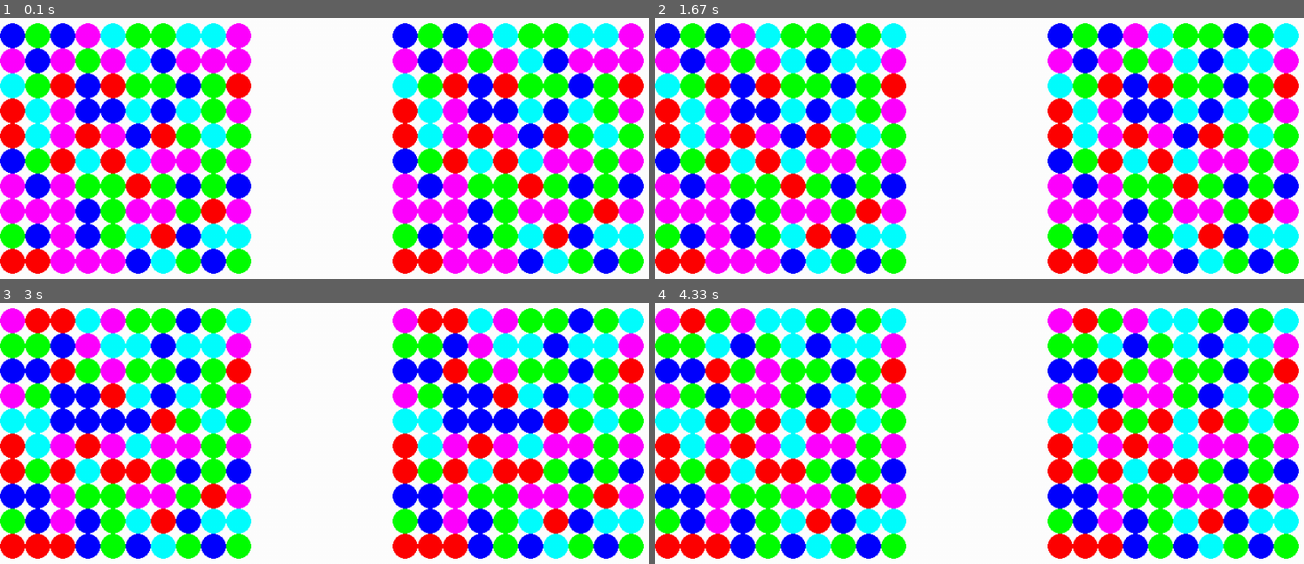
Above: before the commit, frames 1-4 (two rows, left to right).
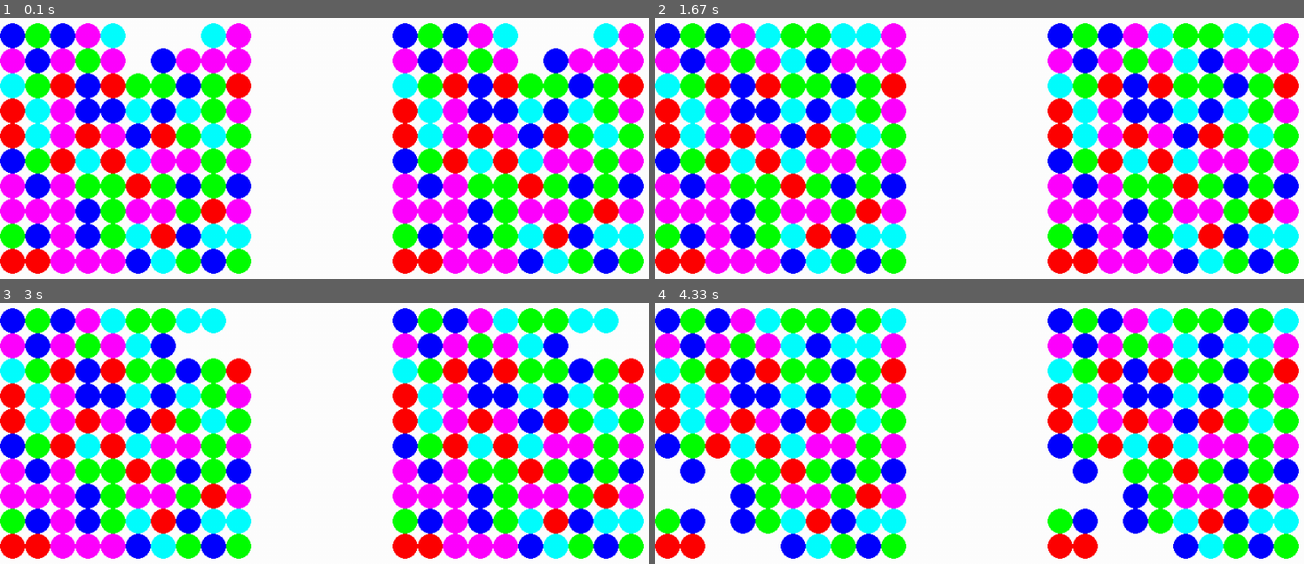
Above: after the commit, the same moments.

Repository: baolidakai/candy_crush_ai
Game: pygame game, started from src/candy_crush_game.py
Same seed, same stepped clock (60 frames per second), same inputs: the game is played once before the commit and once after it.
Inputs (mouse positions are in pixels of both pictures, inside the frame that each line leads up to):
- Up to frame 1 (0.1 s): no input
- Up to frame 2 (1.67 s): click (outside the picture) at 0.38 s
- Up to frame 3 (3 s): no input
- Up to frame 4 (4.33 s): no input

The runs differ from the first frame. In frame 1, 2.4% of the frame differs, in the area x 19-92%, y 2-22%; in frame 2, 3.0%; in frame 3, 26%, in the area x 0-100%, y 2-98%; in frame 4, 25%.

Commit message:
Adds intermediate states and fixes the bug of not flushing after swapping.

Diff:
--- a/src/candy_crush_board.py
+++ b/src/candy_crush_board.py
@@ -27,6 +27,8 @@
     # The candies that are automatically eliminated
     # by screen flush are counted.
     self._reward = 0
+    # Number of swaps so far.
+    self._swaps = 0
     # The board, represented as a three-dimensional matrix.
     self._board = [[[0 for _ in range(self._N)] for _ in range(self._N)] for _ in range(len(utils.COLUMNS))]
     # Historical board states.
@@ -64,13 +66,12 @@
         return color
     return -1
 
-  def flush_once(self):
-    """Flushes once, only eliminates current matches and do no more moves. Returns false if no flush is done."""
+  def get_block(self):
+    """Gets the consecutive block to eliminate, or returns []."""
     # Checks for consecutive blocks of identical color.
     # Either three colors are identical in a row, or in a column.
     seed_row = -1
     seed_col = -1
-    seed_color = -1
     found = False
     for row in range(self._N):
       if found:
@@ -78,7 +79,6 @@
       for col in range(self._N - 2):
         if self.get_color(row, col) == self.get_color(row, col + 1) == self.get_color(row, col + 2):
           seed_row, seed_col = row, col
-          seed_color = self.get_color(row, col)
           found = True
           break
     for col in range(self._N):
@@ -87,16 +87,16 @@
       for row in range(self._N - 2):
         if self.get_color(row, col) == self.get_color(row + 1, col) == self.get_color(row + 2, col):
           seed_row, seed_col = row, col
-          seed_color = self.get_color(row, col)
           found = True
           break
-    if seed_row == -1:
-      return False
+    if not found:
+      return []
     # Finds the block.
     block = [(seed_row, seed_col)]
     visited = set(block)
     frontier = collections.deque()
     frontier.append((seed_row, seed_col))
+    seed_color = self.get_color(seed_row, seed_col)
     while frontier:
       curr_row, curr_col = frontier.popleft()
       for drow, dcol in utils.DIRS:
@@ -109,21 +109,35 @@
             continue
           frontier.append(neighbor)
           block.append(neighbor)
+    return block
+
+  def flush_once(self):
+    """Flushes once, only eliminates current matches and do no more moves. Returns false if no flush is done."""
+    block = self.get_block()
+    if not block:
+      return False
     # Eliminates the block.
     block.sort()
+    intermediate_board = self.copy_board()
     for row, col in block:
-      for r in range(row, 0, -1):
-        for channel in range(len(utils.COLUMNS)):
-          self._board[channel][r][col] = self._board[channel][r - 1][col]
-      new_color = self._config[self._ptrs[col]][col]
-      self.advance_ptr(col)
       for channel in range(len(utils.COLUMNS)):
-        self._board[channel][0][col] = 0
-      self._board[new_color][0][col] = 1
-    # TODO(bowendeng): Implements correctly.
-    self._reward += len(block)
+        intermediate_board[channel][row][col] = 0
+      self.eliminate_cell(row, col)
+    self._histories.append(intermediate_board)
     self._histories.append(self.copy_board())
     return True
+
+  def eliminate_cell(self, row, col):
+    print('Eliminating %d, %d' % (row, col))
+    for r in range(row, 0, -1):
+      for channel in range(len(utils.COLUMNS)):
+        self._board[channel][r][col] = self._board[channel][r - 1][col]
+    new_color = self._config[self._ptrs[col]][col]
+    self.advance_ptr(col)
+    for channel in range(len(utils.COLUMNS)):
+      self._board[channel][0][col] = 0
+    self._board[new_color][0][col] = 1
+    self._reward += 1
 
   def copy_board(self):
     """Deep copy of the board."""
@@ -139,9 +153,18 @@
 
   def swap(self, cell1, cell2):
     """Swaps cell1 and cell2."""
+    self._swaps += 1
     r1, c1 = cell1
     r2, c2 = cell2
     for channel in range(len(utils.COLUMNS)):
       self._board[channel][r1][c1], self._board[channel][r2][c2] = self._board[channel][r2][c2], self._board[channel][r1][c1]
-    # TODO(bowendeng): Implements checking on whether this is useful.
+    block = self.get_block()
+    if not block:
+      # If no valid block, revert this change.
+      for channel in range(len(utils.COLUMNS)):
+        self._board[channel][r1][c1], self._board[channel][r2][c2] = self._board[channel][r2][c2], self._board[channel][r1][c1]
     self.flush()
+
+  def num_swaps(self):
+    """Getter for number of swaps."""
+    return self._swaps
--- a/src/candy_crush_game.py
+++ b/src/candy_crush_game.py
@@ -50,12 +50,12 @@
           if board[i][row][col]:
             color = i
             break
+        special = ''
+        for i in range(len(utils.COLORS), len(utils.COLUMNS)):
+          if board[i][row][col]:
+            special = utils.COLUMNS[i]
+            break
         if color != -1:
-          special = ''
-          for i in range(len(utils.COLORS), len(utils.COLUMNS)):
-            if board[i][row][col]:
-              special = utils.COLUMNS[i]
-              break
           pygame_color = pygame.color.Color(utils.COLORS[color])
           if special == '':
             pygame.draw.circle(screen, pygame_color, coords, H_CELLSIZE, 0)
@@ -65,11 +65,13 @@
             pygame.draw.ellipse(screen, pygame_color, [coords[0] - H_CELLSIZE, coords[1] - H_CELLSIZE // 2, H_CELLSIZE * 2, H_CELLSIZE], 0)
           else:
             pygame.draw.rect(screen, pygame_color, [coords[0] - H_CELLSIZE, coords[1] - H_CELLSIZE, H_CELLSIZE, H_CELLSIZE], 0)
-        else:
+        elif special == 'color_bomb':
           pygame.draw.arc(screen, (0, 0, 0), [coords[0] - H_CELLSIZE, coords[1] - H_CELLSIZE, H_CELLSIZE * 2, H_CELLSIZE * 2], 0, math.pi / 2, 2)
           pygame.draw.arc(screen, (0, 255, 0), [coords[0] - H_CELLSIZE, coords[1] - H_CELLSIZE, H_CELLSIZE * 2, H_CELLSIZE * 2], math.pi / 2, math.pi, 2)
           pygame.draw.arc(screen, (0, 0, 255), [coords[0] - H_CELLSIZE, coords[1] - H_CELLSIZE, H_CELLSIZE * 2, H_CELLSIZE * 2], math.pi, 3 * math.pi / 2, 2)
           pygame.draw.arc(screen, (255, 0, 0), [coords[0] - H_CELLSIZE, coords[1] - H_CELLSIZE, H_CELLSIZE * 2, H_CELLSIZE * 2], 3 * math.pi / 2, 2 * math.pi, 2)
+        else:
+          print('Empty cell at %d, %d' % (row, col))
   previous_row, previous_col = -1, -1
   draw_histories = True
   while True:
Not shown, changed: README.md
